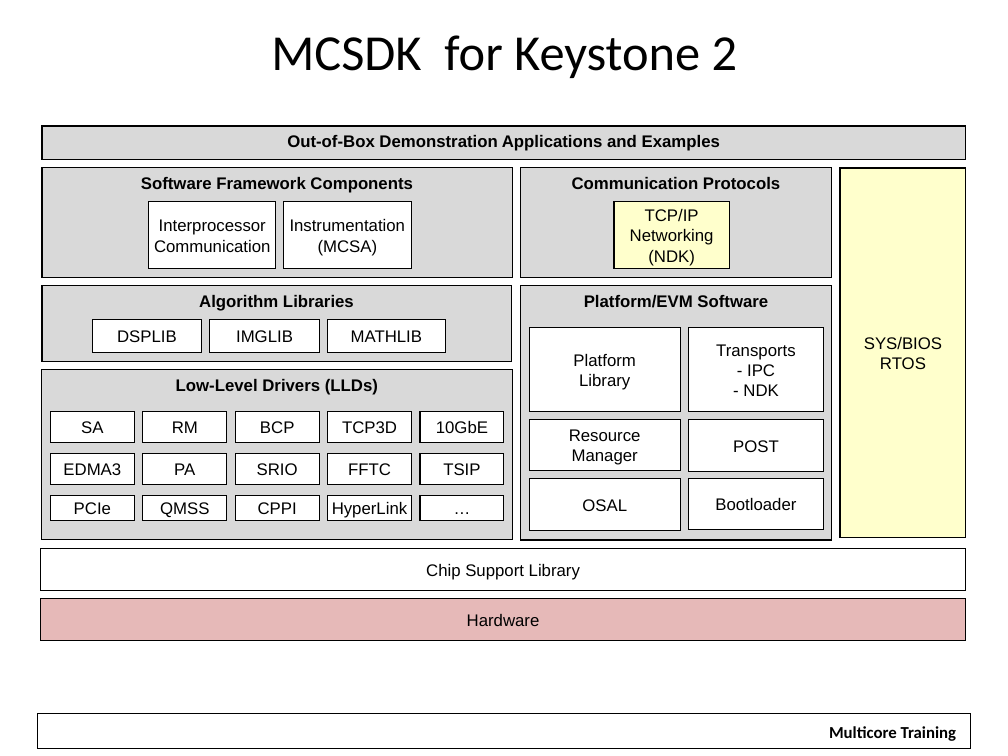
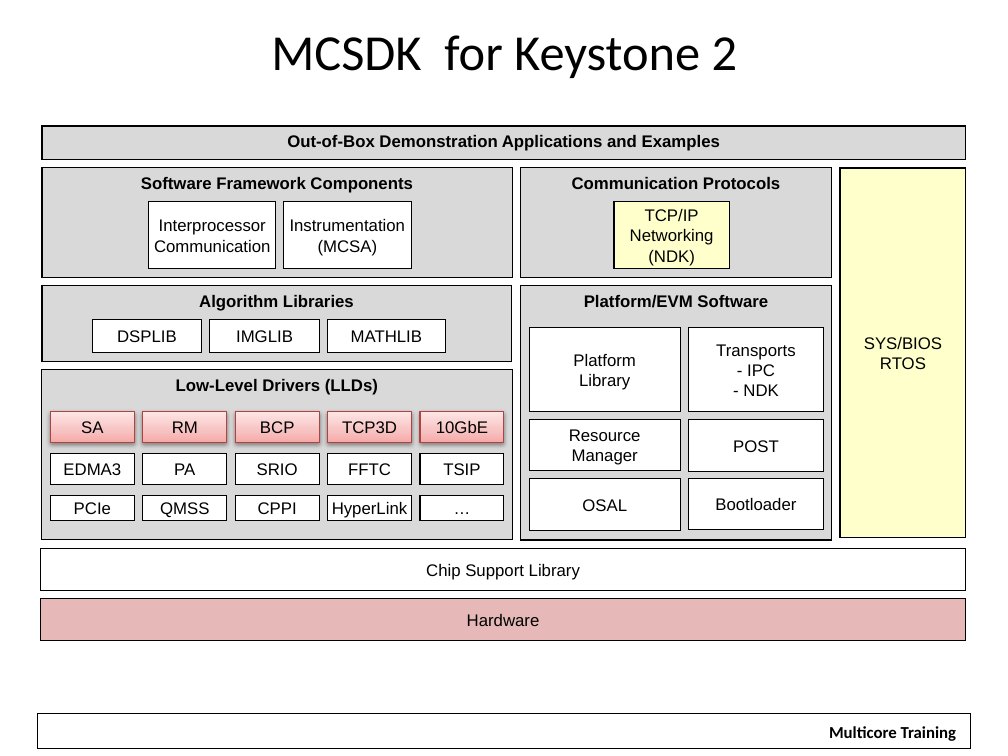
Before and after one commit to hari1989/keystone-workshop, a slide deck: slide 13 of preliminary/Working/presentations/KS1-2 SW Overview.pptx (slide 16 before the commit). Drawn at 1008x756 pixels with LibreOffice and Linux fonts; fonts in the diff are those of the drawing; background and template pictures are left out. Boxes give left, top, right and bottom in pixels: in the first picture for what was removed or moved away, otherwise in the second. Text is boxed around its words. In the diff, an @@ line names an element or a change of style, - is before the commit and + after.

Commit message:
More changes,  move from BIOS prospective to C66 MCSDK prospective

```diff
--- a/preliminary/Working/presentations/KS1-2 SW Overview.pptx
+++ b/preliminary/Working/presentations/KS1-2 SW Overview.pptx
@@ fill #FFFFFF to gradient #F6A7A6 to #F7C2C1 to #FDE7E6; outline #000000 0.75 pt to #AD4441 0.75 pt; shadow on in 5 elements at [50,411,134,443], [143,411,227,443], [235,411,319,443], [328,411,411,443], [420,411,504,443] @@
```
Also in this commit, not shown: 20 other slides changed, 1 slide removed.
